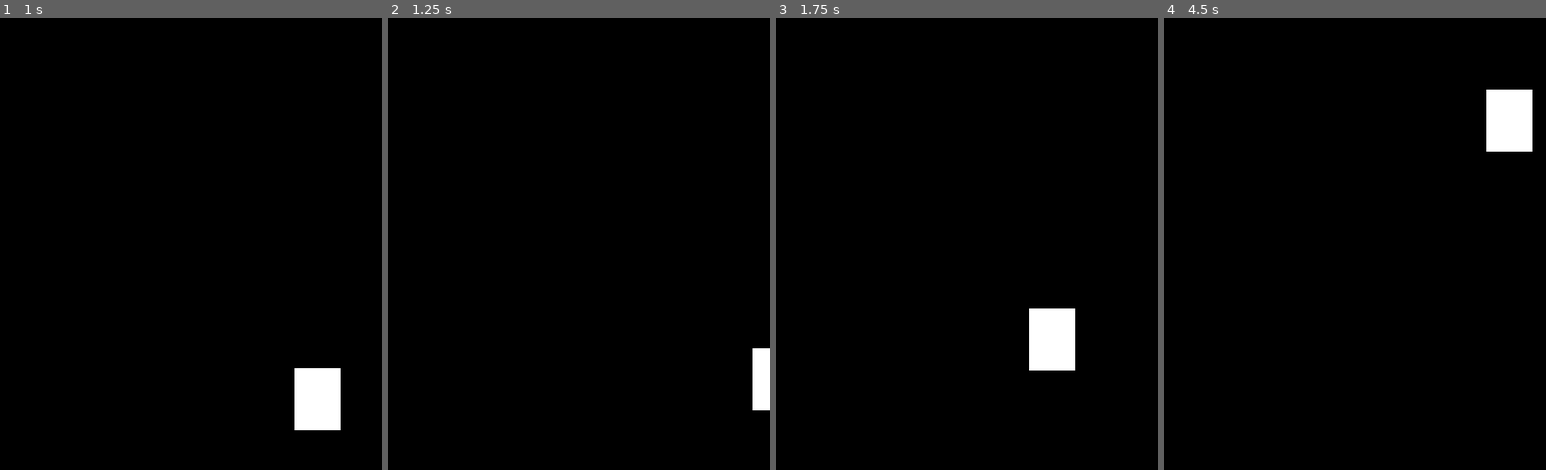
Above: before the commit, frames 1-4 (left to right).
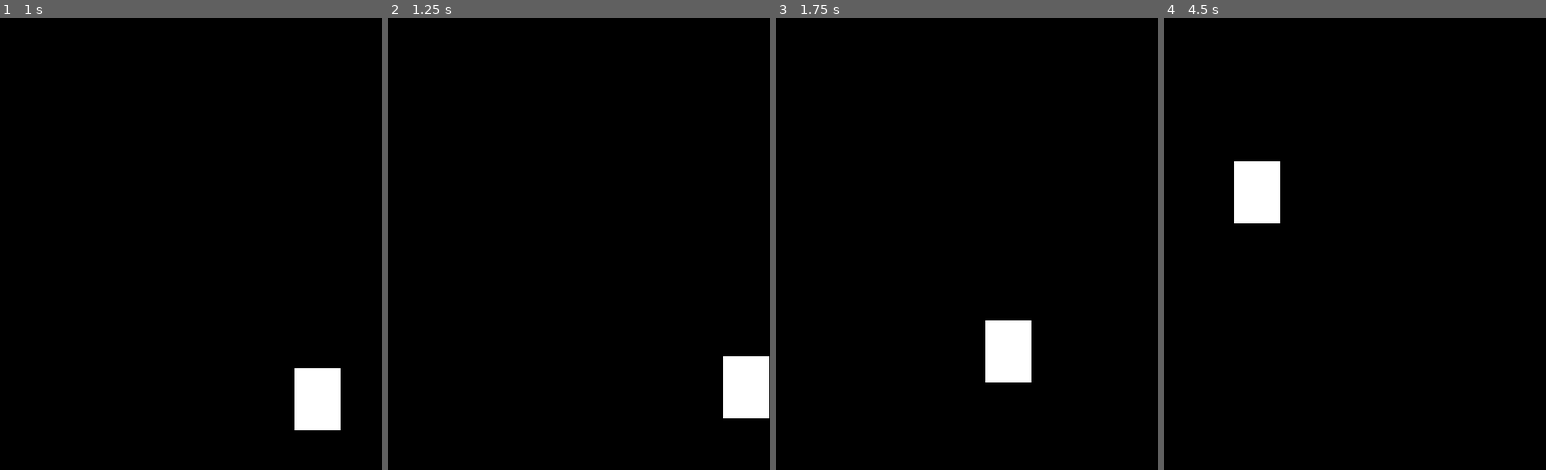
Above: after the commit, the same moments.

Repository: enzoritto/static-hyperspace
Game: Godot game, scene res://levels/Main.tscn
Two runs of this game, one before a commit and one after it. Both use one fixed random seed, a clock stepped at 60 frames per second and the inputs below.
Inputs:
- Up to frame 1 (1 s): tap Enter at 0.5 s; hold Right (move_right) from 0.53 s (still down); hold Space (boost) from 0.53 s (still down)
- Up to frame 2 (1.25 s): keep holding Right (move_right); keep holding Space (boost)
- Up to frame 3 (1.75 s): release Right (move_right) at 1.28 s; release Space (boost) at 1.28 s; hold Left (move_left) from 1.28 s (still down); tap Space (boost) at 1.35 s
- Up to frame 4 (4.5 s): release Left (move_left) at 2.03 s; hold Space (boost) 2.03-2.78 s; hold Right (move_right) 2.03-3.53 s; tap Space (boost) at 2.85, 3.5, 4.35 s; hold Space (boost) 3.53-4.28 s; hold Left (move_left) from 3.53 s (still down)

Frame 1 is identical in both runs. In frame 2, 1.2% of the frame differs, in the area x 87-100%, y 73-89%; in frame 3, 3.2%; in frame 4, 3.3%, in the area x 18-97%, y 15-46%.

Commit message:
Add level borders

Diff:
--- a/levels/Main.tscn
+++ b/levels/Main.tscn
@@ -1,6 +1,9 @@
-[gd_scene load_steps=2 format=2]
+[gd_scene load_steps=3 format=2]
 
 [ext_resource path="res://scenes/Player.tscn" type="PackedScene" id=1]
+
+[sub_resource type="RectangleShape2D" id=1]
+extents = Vector2( 10, 360 )
 
 [node name="Main" type="Node2D"]
 
@@ -16,3 +19,24 @@
 
 [node name="Player" parent="." instance=ExtResource( 1 )]
 position = Vector2( 241.558, 518.078 )
+collision_mask = 2
+
+[node name="Left Border" type="StaticBody2D" parent="."]
+position = Vector2( -10, 360 )
+collision_layer = 2
+__meta__ = {
+"_edit_group_": true
+}
+
+[node name="CollisionShape2D" type="CollisionShape2D" parent="Left Border"]
+shape = SubResource( 1 )
+
+[node name="Right Border" type="StaticBody2D" parent="."]
+position = Vector2( 490, 360 )
+collision_layer = 2
+__meta__ = {
+"_edit_group_": true
+}
+
+[node name="CollisionShape2D" type="CollisionShape2D" parent="Right Border"]
+shape = SubResource( 1 )
--- a/scripts/Player.gd
+++ b/scripts/Player.gd
@@ -10,13 +10,13 @@
 onready var boost_timer : Timer = get_node("Boost Timer")
 
 func _ready():
-	set_process(true)
+	set_physics_process(true)
 
 func _input(event):
 	if event.is_action_pressed("boost"):
 		boost()
 
-func _process(delta):
+func _physics_process(delta):
 	direction = Vector2.ZERO
 	if is_boosting == true:
 		direction.y -= boost_strength * delta
